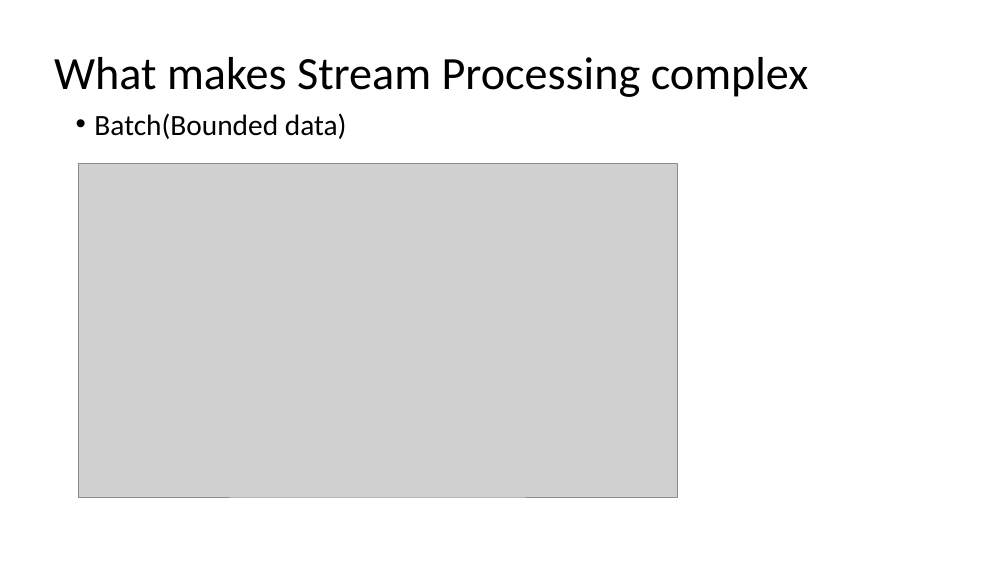
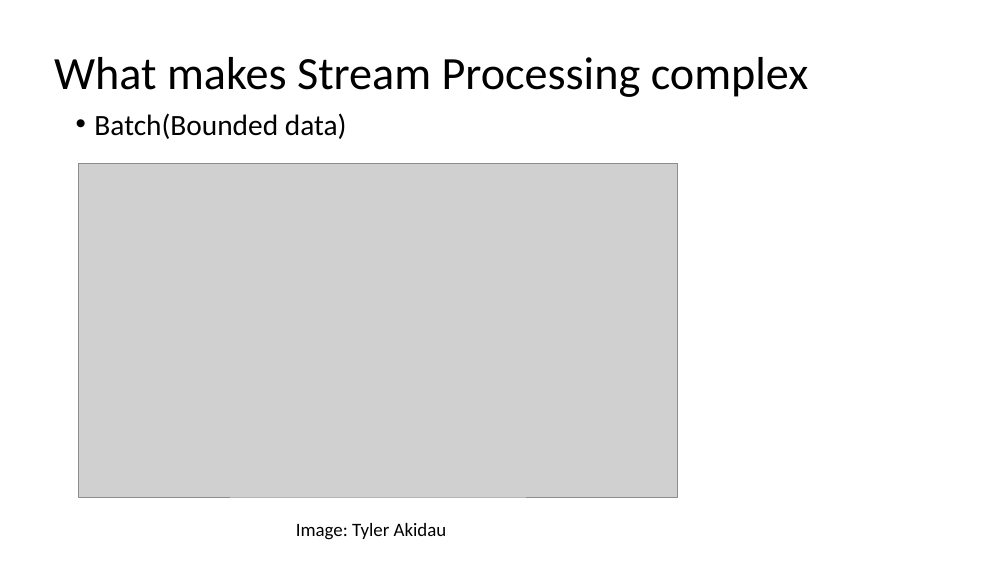
Before and after one commit to binitakaushik18/play-stream-maskingservice, a slide deck: slide 4 of doc/Kafka-Streams-TechConf [Autosaved].pptx. Drawn at 1008x567 pixels with LibreOffice and Linux fonts; fonts in the diff are those of the drawing; grey boxes stand for pictures. Boxes give left, top, right and bottom in pixels: in the first picture for what was removed or moved away, otherwise in the second. Text is boxed around its words. In the diff, an @@ line names an element or a change of style, - is before the commit and + after.

```diff
--- a/doc/Kafka-Streams-TechConf [Autosaved].pptx
+++ b/doc/Kafka-Streams-TechConf [Autosaved].pptx
@@ text added at [296,523,447,540], 18 pt, text #000000 @@
+Image: Tyler Akidau
```
Also in this commit, not shown: 9 other slides changed, 5 slides added, 4 other files.
